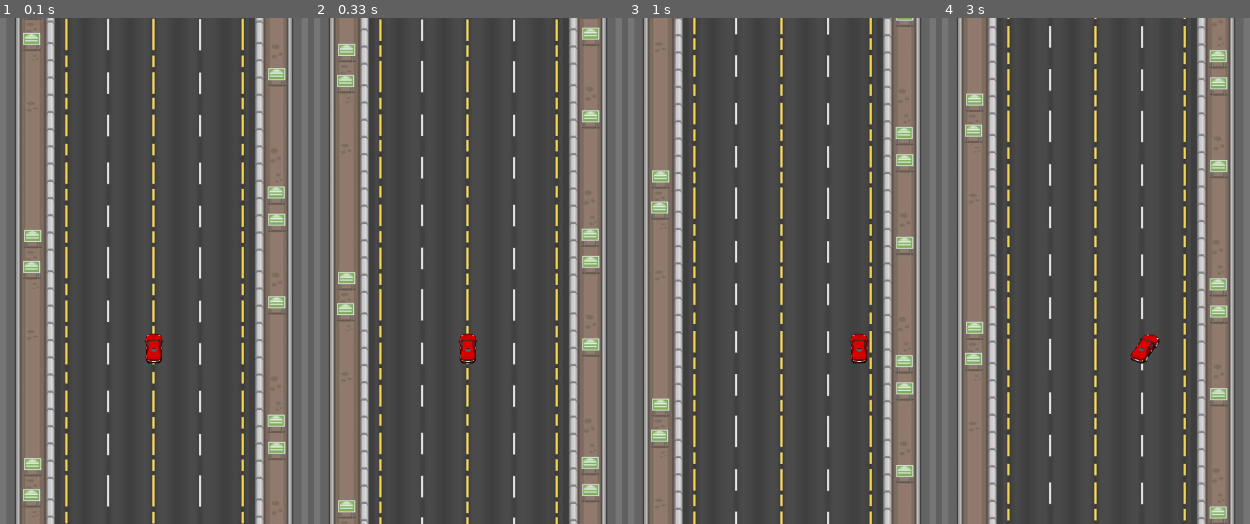
Above: before the commit, frames 1-4 (left to right).
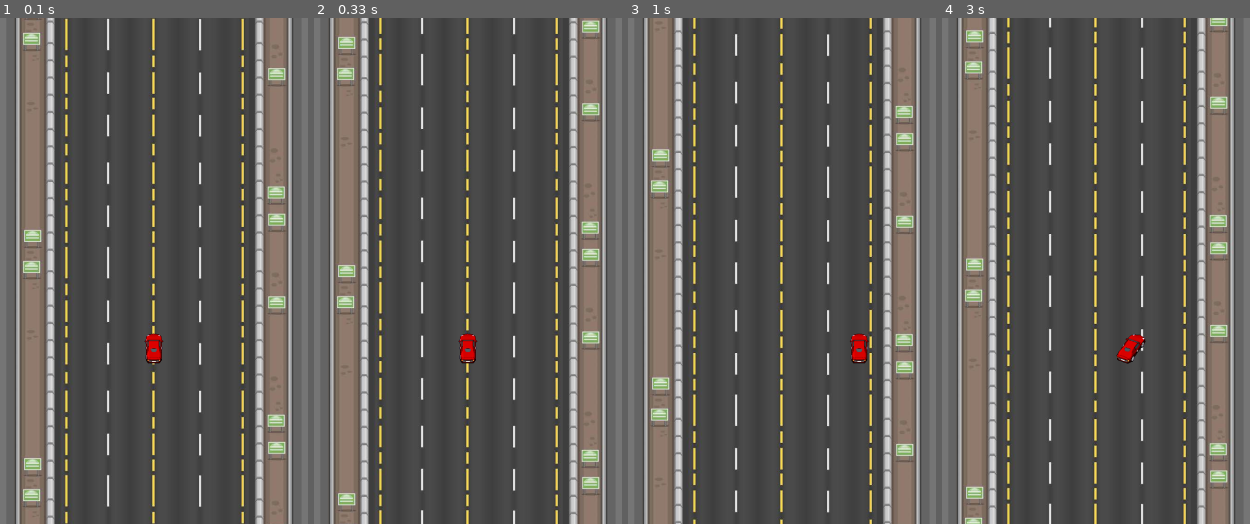
Above: after the commit, the same moments.

Repository: DarrenGuev/GameDevCars
Game: pygame game, started from main.py
Two runs of this game, one before a commit and one after it. Both use one fixed random seed, a clock stepped at 60 frames per second and the inputs below.
Inputs:
- Up to frame 1 (0.1 s): no input
- Up to frame 2 (0.33 s): no input
- Up to frame 3 (1 s): hold Right 0.33-0.8 s; hold Right from 0.83 s (still down)
- Up to frame 4 (3 s): release Right at 1.3 s; hold Left 1.33-1.87 s; hold Left 1.9-2.3 s; hold Right 2.33-2.97 s

Frame 1 is identical in both runs. In frame 2, 5.9% of the frame differs, in the area x 7-93%, y 0-100%; in frame 3, 7.1%; in frame 4, 8.3%.

Commit message:
sixth commit

Diff:
--- a/car.py
+++ b/car.py
@@ -3,25 +3,25 @@
 import random
 
 driveRight = [
-    pygame.image.load('r1.png'),
-    pygame.image.load('r2.png'),
-    pygame.image.load('r3.png'),
-    pygame.image.load('r4.png'),
-    pygame.image.load('r5.png'),
+    pygame.image.load(r'C:\Users\kence\Desktop\CAR GAME\GameDevCars\Super Car Red\r1.png'),
+    pygame.image.load(r'C:\Users\kence\Desktop\CAR GAME\GameDevCars\Super Car Red\r2.png'),
+    pygame.image.load(r'C:\Users\kence\Desktop\CAR GAME\GameDevCars\Super Car Red\r3.png'),
+    pygame.image.load(r'C:\Users\kence\Desktop\CAR GAME\GameDevCars\Super Car Red\r4.png'),
+    pygame.image.load(r'C:\Users\kence\Desktop\CAR GAME\GameDevCars\Super Car Red\r5.png'),
 ]
 
 driveLeft = [
-    pygame.image.load('l1.png'),
-    pygame.image.load('l2.png'),
-    pygame.image.load('l3.png'),
-    pygame.image.load('l4.png'),
-    pygame.image.load('l5.png'),
+    pygame.image.load(r'C:\Users\kence\Desktop\CAR GAME\GameDevCars\Super Car Red\l1.png'),
+    pygame.image.load(r'C:\Users\kence\Desktop\CAR GAME\GameDevCars\Super Car Red\l2.png'),
+    pygame.image.load(r'C:\Users\kence\Desktop\CAR GAME\GameDevCars\Super Car Red\l3.png'),
+    pygame.image.load(r'C:\Users\kence\Desktop\CAR GAME\GameDevCars\Super Car Red\l4.png'),
+    pygame.image.load(r'C:\Users\kence\Desktop\CAR GAME\GameDevCars\Super Car Red\l5.png'),
 ]
 
 
 
-car = pygame.image.load('straight.png')
-enemy_car = pygame.image.load('enemyCar.png')
+car = pygame.image.load(r'C:\Users\kence\Desktop\CAR GAME\GameDevCars\Super Car Red\straight.png')
+# enemy_car = pygame.image.load('enemyCar.png')
 
 class player(object):
     def __init__(self, x, y, width, height):
--- a/main.py
+++ b/main.py
@@ -64,7 +64,7 @@
 while running:
     collision1 = 640
     collision2 = 960
-    clock.tick(27)
+    clock.tick(24)
 
     for event in pygame.event.get():
         if event.type == pygame.QUIT:
Binary file added: Coupe Black/l1.png
Binary file added: Coupe Black/l2.png
Binary file added: Coupe Black/l3.png
Binary file added: Coupe Black/l4.png
Binary file added: Coupe Black/l5.png
Binary file added: Coupe Black/r1.png
Binary file added: Coupe Black/r2.png
Binary file added: Coupe Black/r3.png
Binary file added: Coupe Black/r4.png
Binary file added: Coupe Black/r5.png
Binary file added: Coupe Black/straight.png
Binary file added: Sport Car White/l1.png
(and 22 more such lines)
